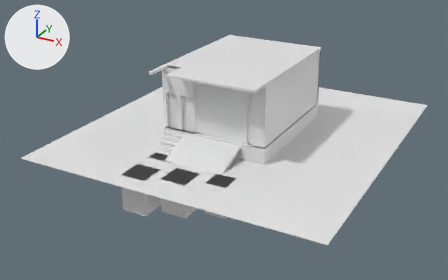
One commit to the COLLADA model final-specs/ground-floor.dae: the scene before it, then after it.
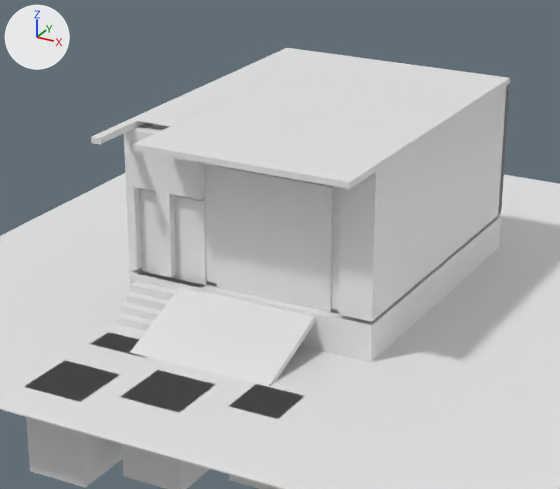
There are two pictures of each version: one whole from a 50 mm camera at (19.31, -28.4, 15.05) aimed at (2.29, 2.53, -0.42), one close up on the part from 25% to 76% of the width and 5% to 77% of the height. Every picture has the same lights, and +X, +Y and +Z are marked at upper left. The last two pictures show the newer version. Vertices at exactly the same position are counted once.

In view in the first close-up: 'bw_soak_pit', 'ground_plane', 'plinth', 'ramp', 'roof_slab_back', 'roof_slab_front_right', 'shutter', 'stair_gate', 'wall_front_partition', 'wall_front_right', 'wall_right', 'ww_soak_pit' and 19 more.
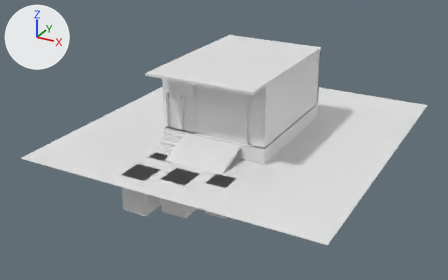
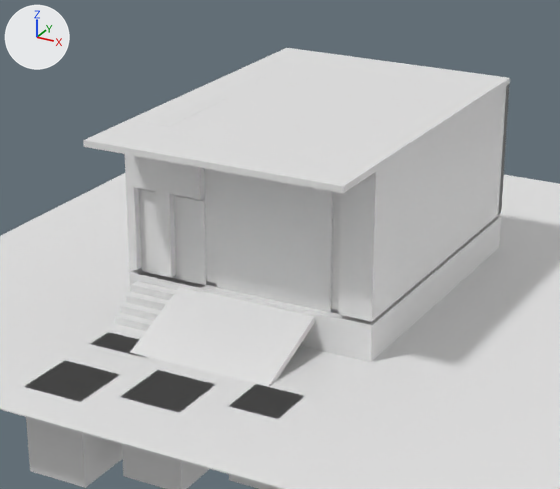
Changed parts and their boxes [x1, y1, x2, y2] in the close-ups (560 x 489 px):
'roof_slab_front_right', rescaled
    before: [133, 99, 429, 189]
    after: [126, 99, 429, 193]
'roof_slab_cantilever_stairzone', added
    after: [92, 121, 170, 154]

Patch to the scene script:
```diff
--- a/final-specs/ground-floor.dae.py
+++ b/final-specs/ground-floor.dae.py
@@ me_roof_slab_front_right @@
 # used by ob_roof_slab_front_right; location = (0.0, 0.0, 0.0)
-me_roof_slab_front_right.from_pydata(...)  # 8 vertices, 12 faces; spans x 0.91..6.32, y -1.52..2.59, z 4.57..4.72
+me_roof_slab_front_right.from_pydata(...)  # 8 vertices, 12 faces; spans x 0.91..6.32, y -1.83..2.59, z 4.57..4.72
+# me_roof_slab_front_right part 1: the whole mesh is scaled about its middle by (1, 1.07, 1), then moved by (0.0, -0.15, 0.0)
@@ me_roof_slab_cantilever_stairzone @@
+me_roof_slab_cantilever_stairzone.from_pydata(...)  # a box spanning x 0.0..0.91, y -1.83..0.0, z 4.57..4.72
@@ ob_roof_slab_cantilever_stairzone @@
+ob_roof_slab_cantilever_stairzone = bpy.data.objects.new('roof_slab_cantilever_stairzone', me_roof_slab_cantilever_stairzone)
+ob_roof_slab_cantilever_stairzone.location = (0.0, 0.0, 0.0)
```
